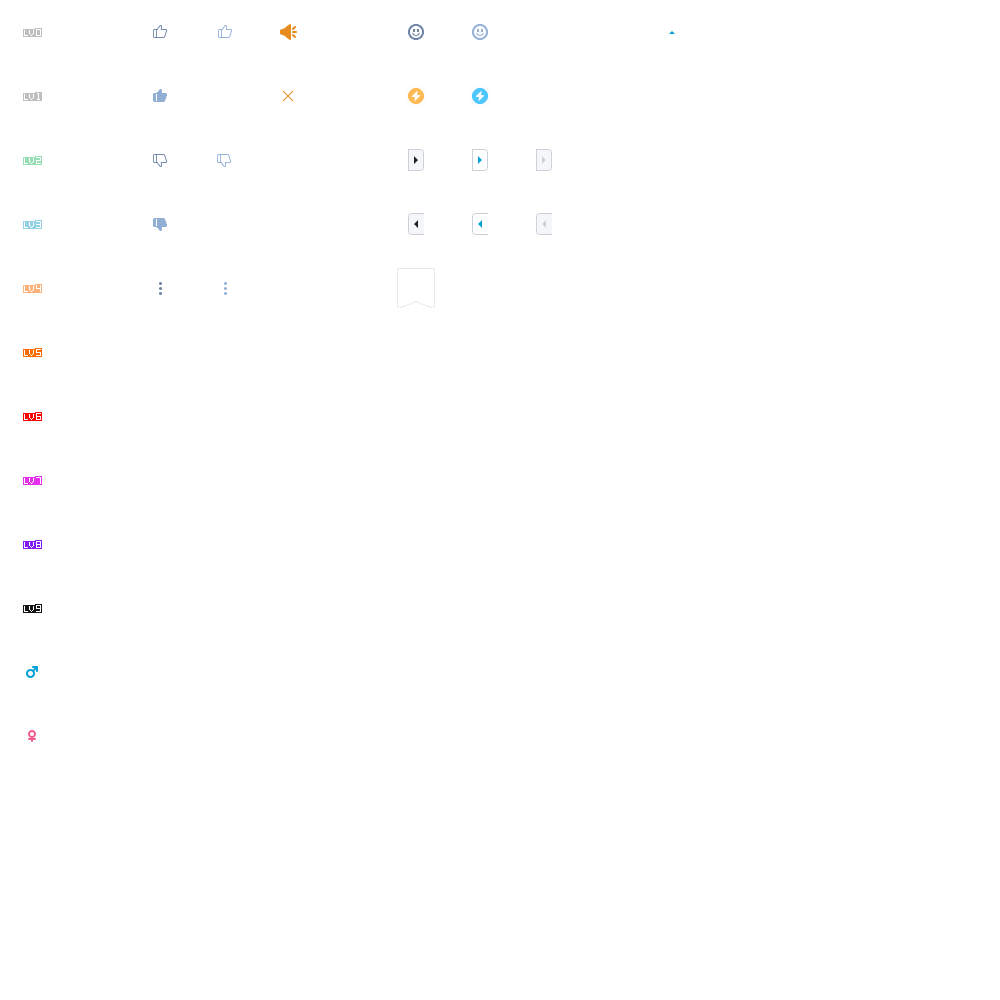
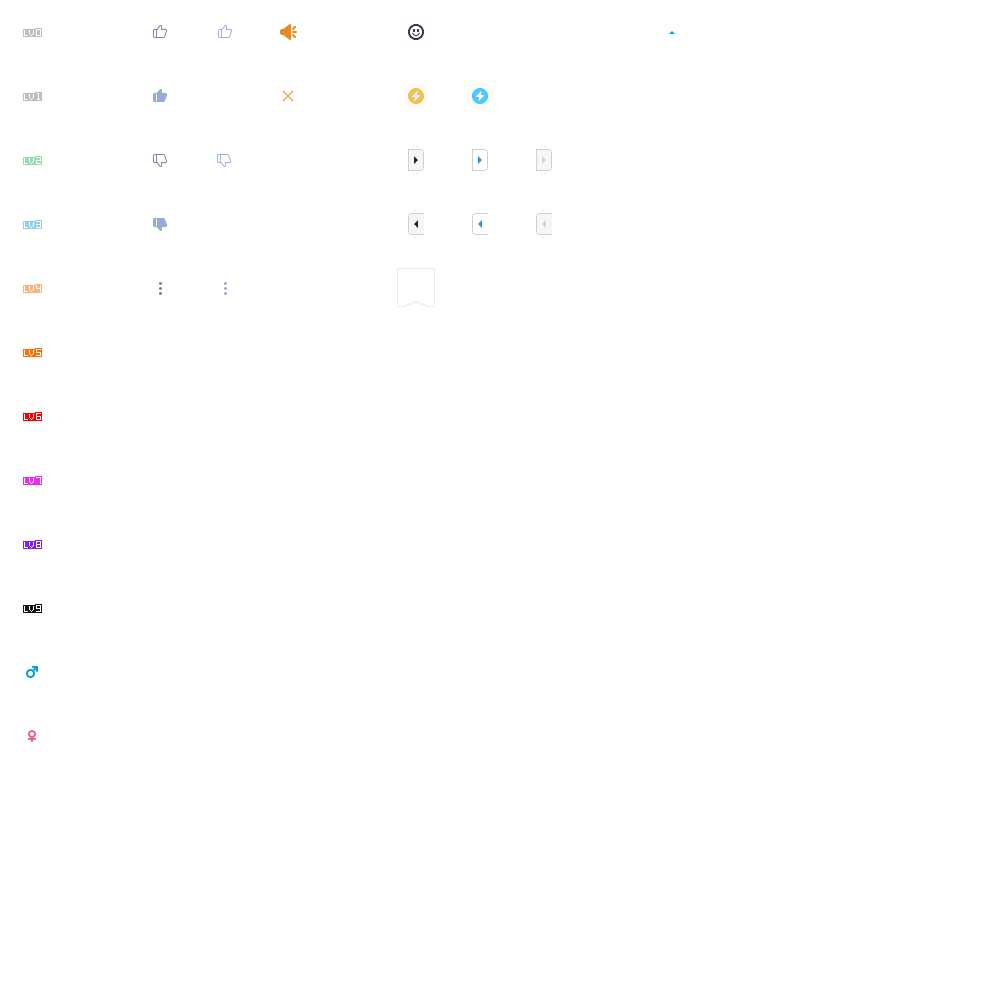
Layer changes from the first (1000, 1000) image to the second:
pixels changed over [408, 24, 488, 40] (layer not identified)
